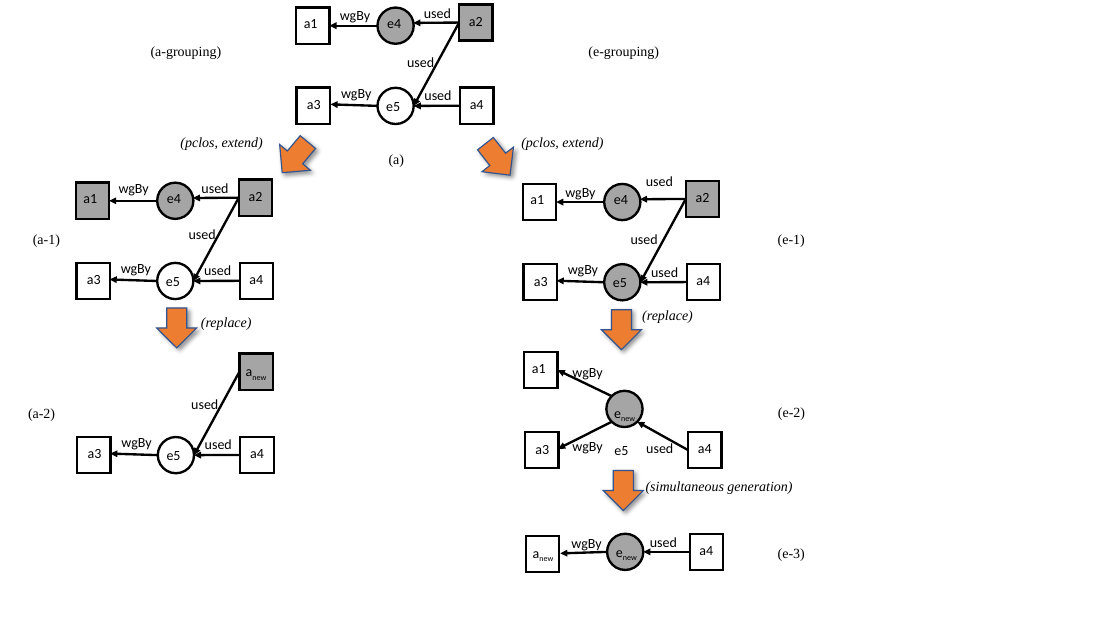
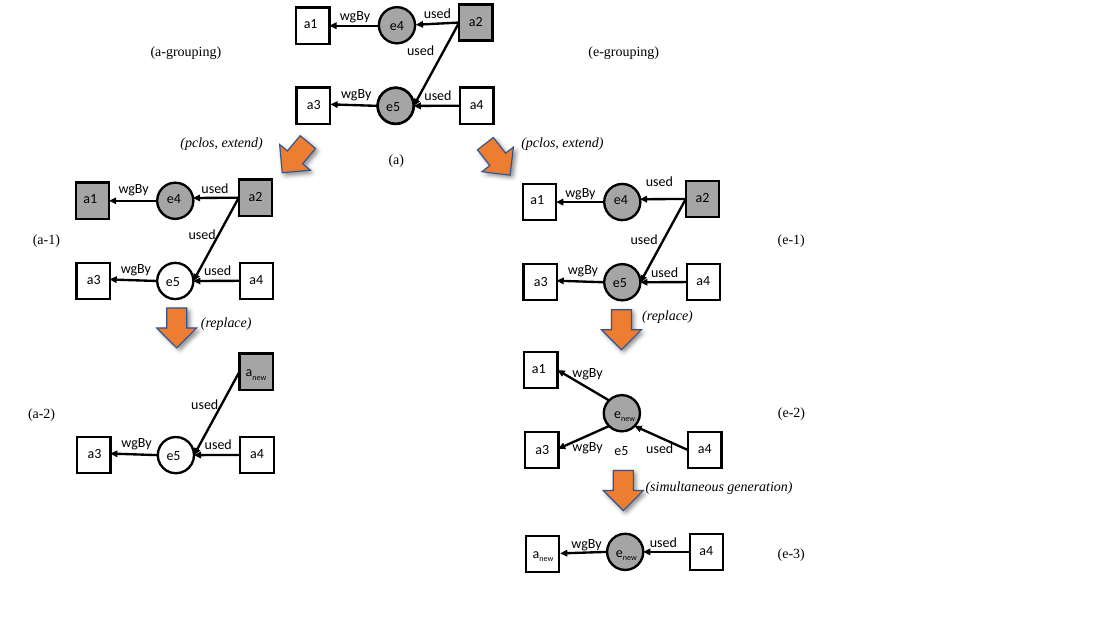
Before and after one commit to PaoloMissier/CEM-DIT, a slide deck: slide 1 of FGCS-2019/reworked-fig9.pptx. Drawn at 1120x630 pixels with LibreOffice and Linux fonts; fonts in the diff are those of the drawing. Boxes give left, top, right and bottom in pixels: in the first picture for what was removed or moved away, otherwise in the second. Text is boxed around its words. In the diff, an @@ line names an element or a change of style, - is before the commit and + after.

```diff
--- a/FGCS-2019/reworked-fig9.pptx
+++ b/FGCS-2019/reworked-fig9.pptx
@@ text "used" rewrapped from (x1=407, y1=57, x2=434, y2=71) to (x1=407, y1=45, x2=434, y2=55) @@
@@ ellipse added at (x1=378, y1=87, x2=414, y2=124), fill #A5A5A5, outline #000000 2 pt @@
@@ arrow moved from (612, 397) - (558, 371) to (609, 401) - (558, 371) @@
@@ ellipse moved from (x1=607, y1=391, x2=643, y2=427) to (x1=604, y1=395, x2=640, y2=431) @@
@@ arrow moved from (612, 422) - (558, 449) to (609, 426) - (558, 449) @@
@@ arrow moved from (688, 450) - (638, 422) to (688, 450) - (635, 426) @@
```
Also in this commit, not shown: 12 other files.
